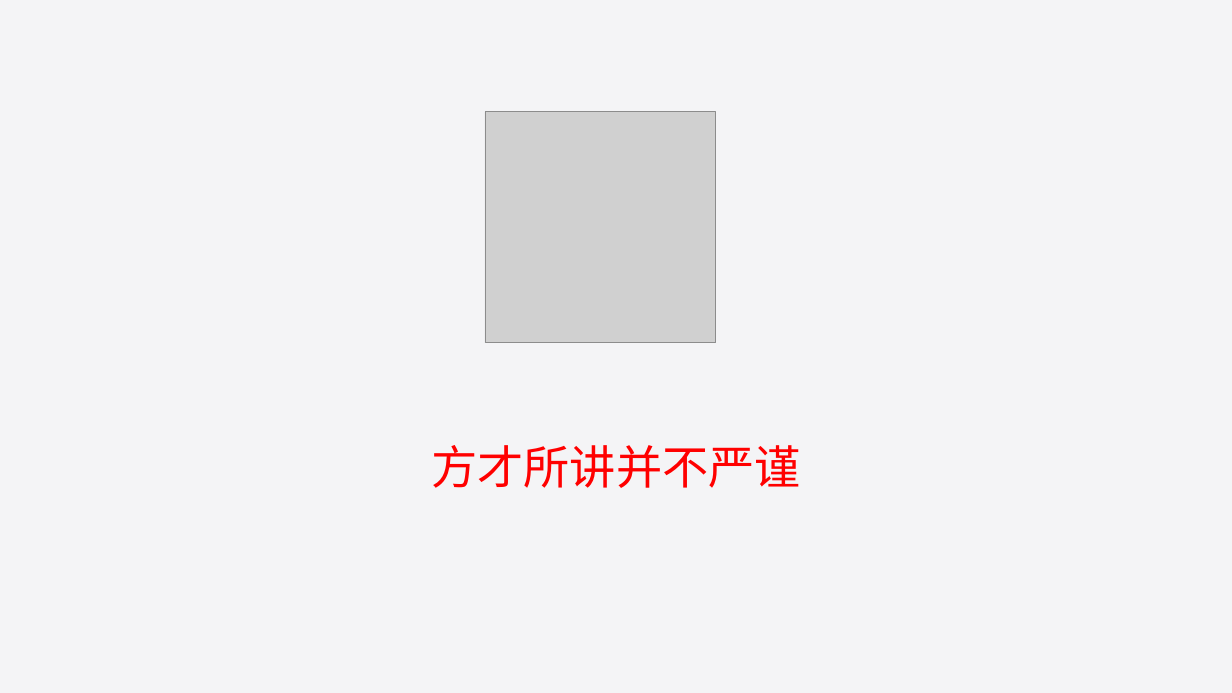
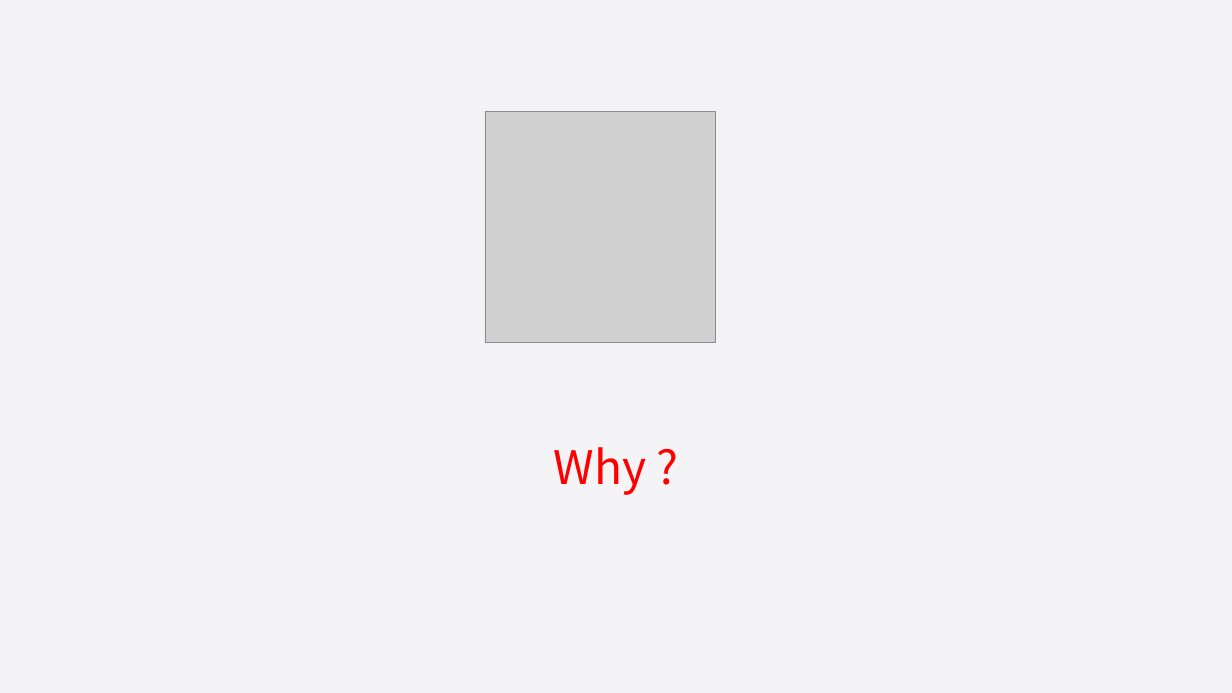
Before and after one commit to liuweiGL/share, a slide deck: slide 18 of ppt/JavaScript基础一.pptx. Drawn at 1232x693 pixels with LibreOffice and Linux fonts; fonts in the diff are those of the drawing; grey boxes stand for pictures. Boxes give left, top, right and bottom in pixels: in the first picture for what was removed or moved away, otherwise in the second. Text is boxed around its words. In the diff, an @@ line names an element or a change of style, - is before the commit and + after.

Commit message:
update

```diff
--- a/ppt/JavaScript基础一.pptx
+++ b/ppt/JavaScript基础一.pptx
@@ text at [554,447,647,495]: text changed @@
-方才所讲并不严谨
+Why ?
```
